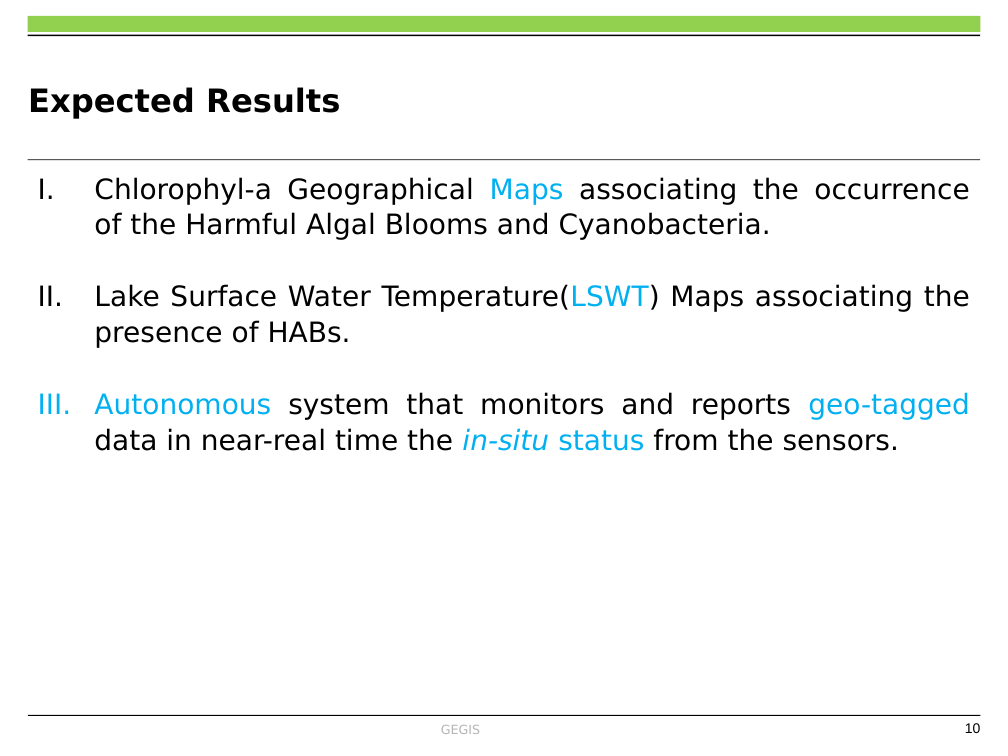
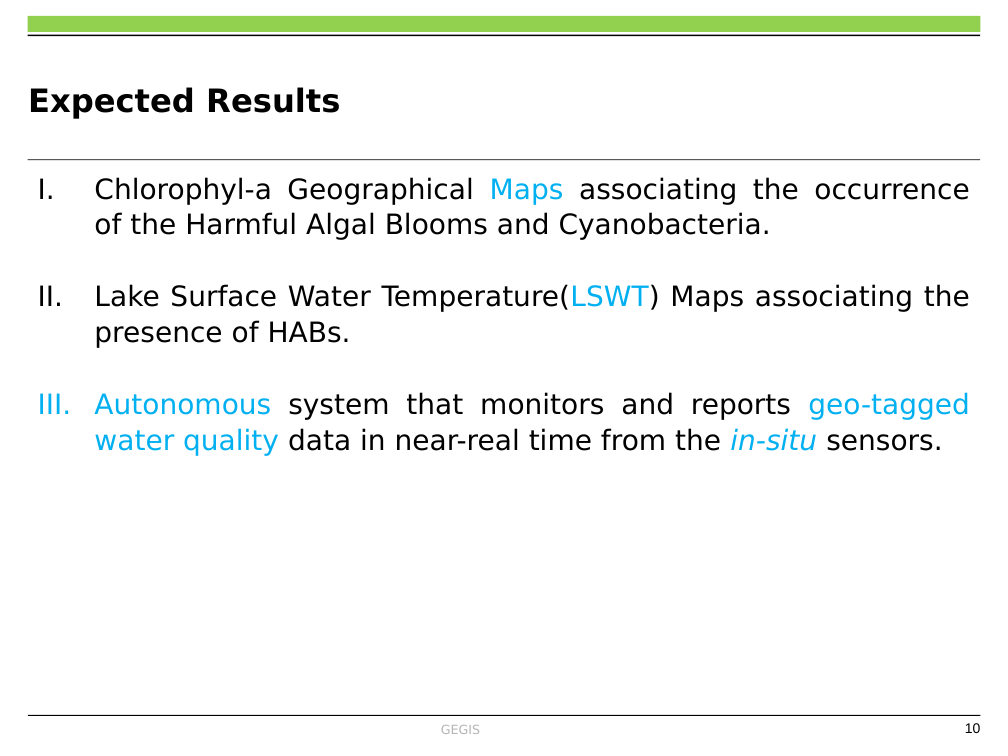
Before and after one commit to OkomoJacob/FinalYearProject, a slide deck: slide 10 of Dr. E Nduati, Superviser/Submissions/ENC222-0149_2017_OKOMO_JACOB_OKELLO_V3.pptx. Drawn at 1008x756 pixels with LibreOffice and Linux fonts; fonts in the diff are those of the drawing; background and template pictures are left out. Boxes give left, top, right and bottom in pixels: in the first picture for what was removed or moved away, otherwise in the second. Text is boxed around its words. In the diff, an @@ line names an element or a change of style, - is before the commit and + after.

```diff
--- a/Dr. E Nduati, Superviser/Submissions/ENC222-0149_2017_OKOMO_JACOB_OKELLO_V3.pptx
+++ b/Dr. E Nduati, Superviser/Submissions/ENC222-0149_2017_OKOMO_JACOB_OKELLO_V3.pptx
@@ text at (x1=94, y1=392, x2=970, y2=456): text changed @@
-III. Autonomous system that monitors and reports geo-tagged data in near-real time the in-situ status from the sensors.
+III. Autonomous system that monitors and reports geo-tagged water quality data in near-real time from the in-situ sensors.
```
Also in this commit, not shown: 11 other slides changed, 2 slides added, 1 slide removed, 16 other files.
